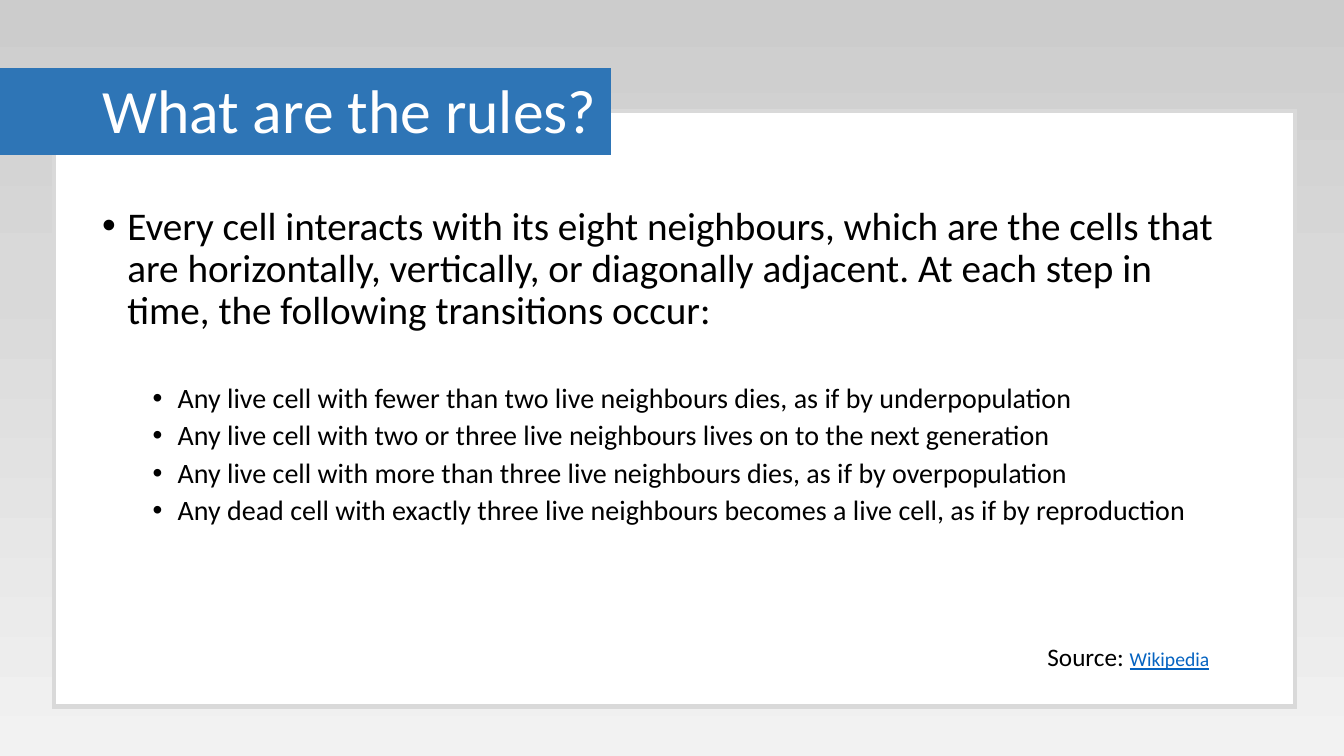
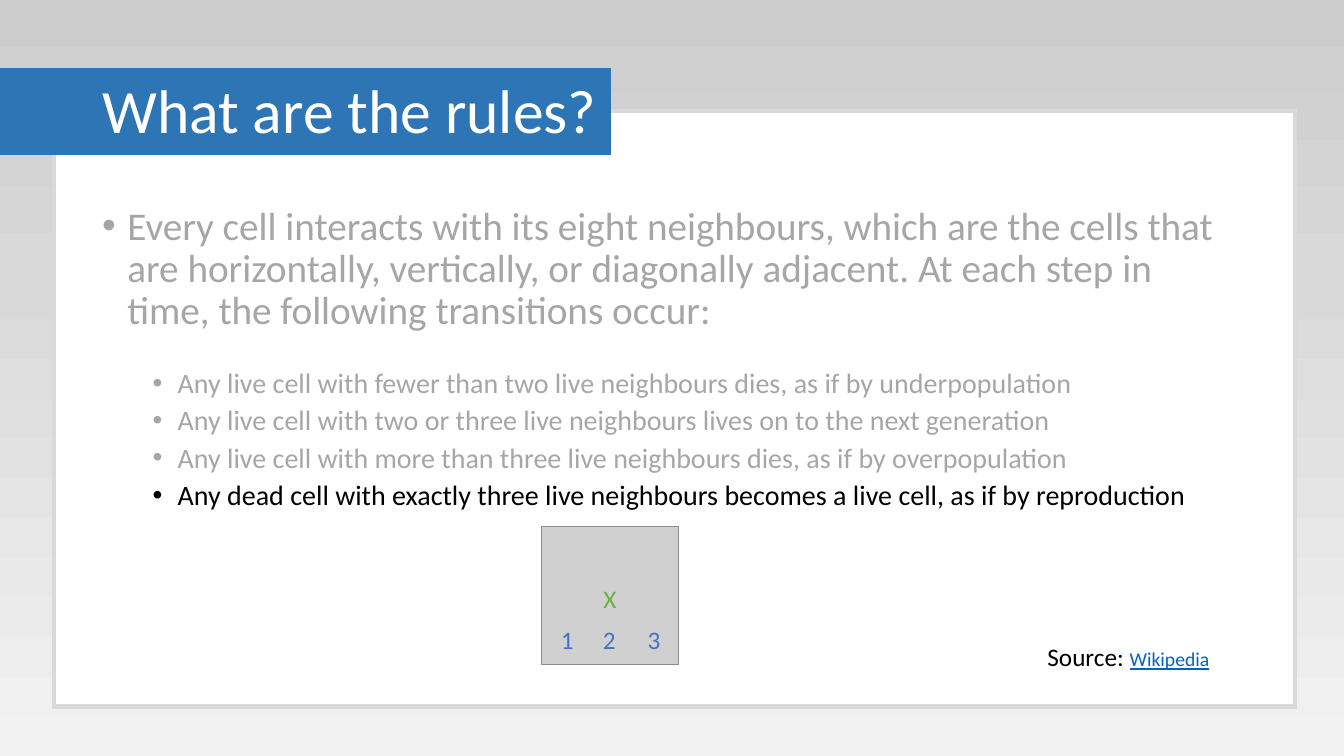
Before and after one commit to Paul-Hadfield/GameOfLife-Talk, a slide deck: slide 9 of Game Of Life Presentation.pptx (slide 4 before the commit). Drawn at 1344x756 pixels with LibreOffice and Linux fonts; fonts in the diff are those of the drawing; grey boxes stand for pictures. Boxes give left, top, right and bottom in pixels: in the first picture for what was removed or moved away, otherwise in the second. Text is boxed around its words. In the diff, an @@ line names an element or a change of style, - is before the commit and + after.

```diff
--- a/Game Of Life Presentation.pptx
+++ b/Game Of Life Presentation.pptx
@@ text at (x1=127, y1=213, x2=1213, y2=473): text colour #000000 to #A6A6A6 in "Every cell interacts with its eight neighbours, ...", "Any live cell with fewer than two ...", "Any live cell with two or three ...", "Any live cell with more than three ..." @@
@@ picture added at (x1=541, y1=527, x2=679, y2=665) @@
@@ text added at (x1=603, y1=592, x2=616, y2=608), 18 pt, text #70AD47 @@
+X
@@ text added at (x1=561, y1=633, x2=574, y2=649), 18 pt, text #4472C4 @@
+1
@@ text added at (x1=603, y1=632, x2=616, y2=649), 18 pt, text #4472C4 @@
+2
@@ text added at (x1=648, y1=632, x2=661, y2=649), 18 pt, text #4472C4 @@
+3
```
Also in this commit, not shown: 8 other slides changed, 19 slides added, 1 slide removed.
